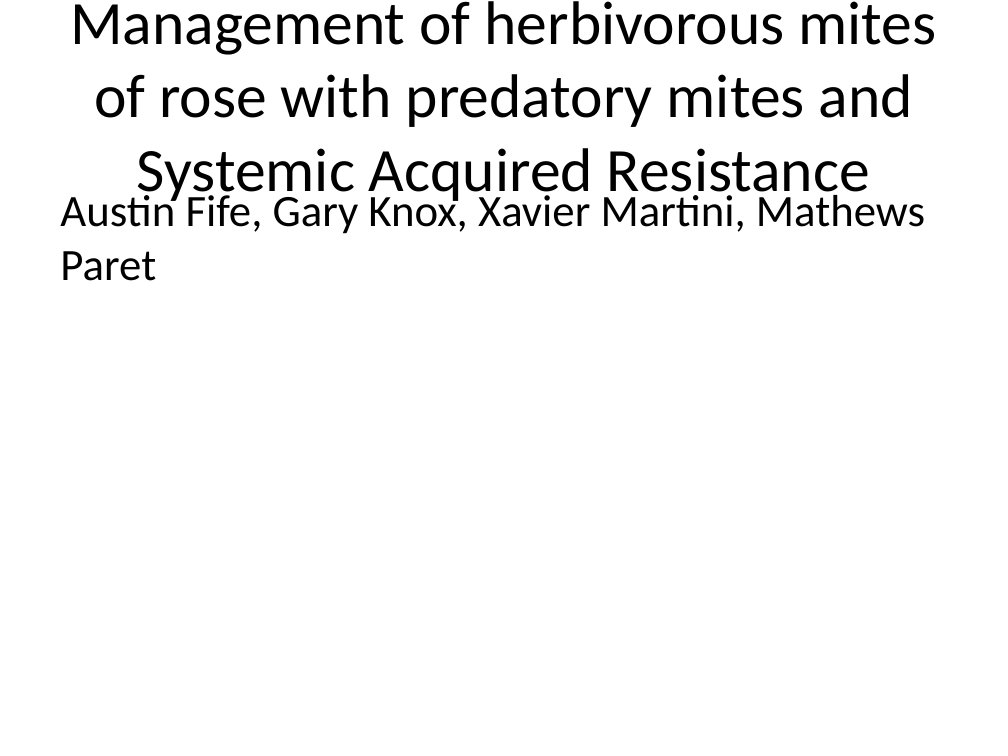
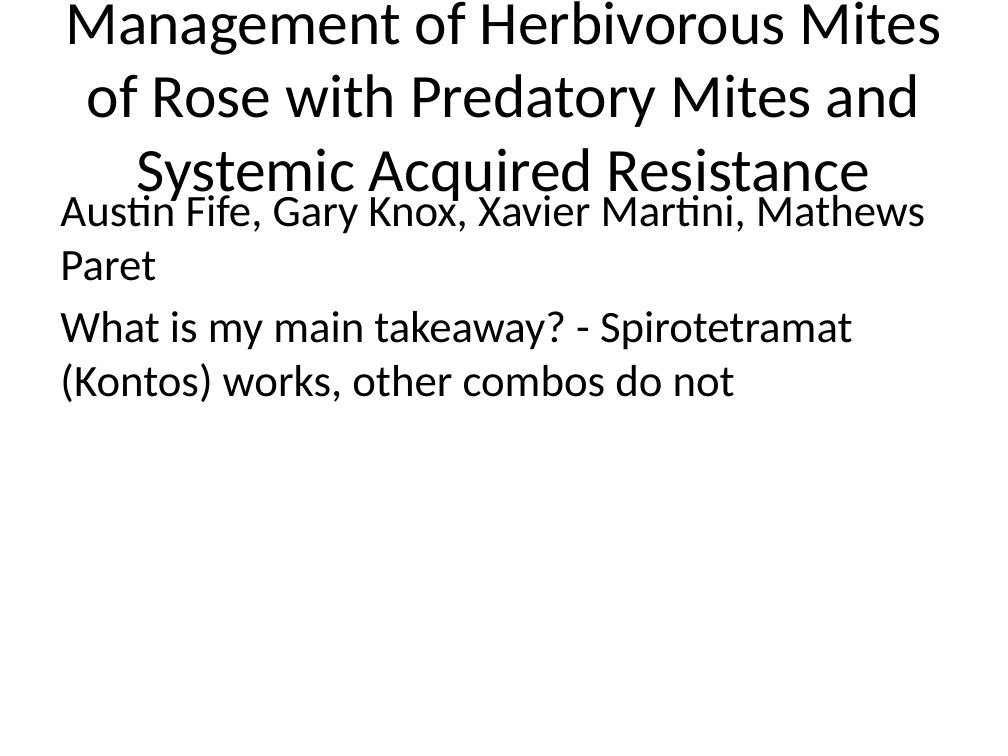
Before and after one commit to fiferworks/conference-presentations, a slide deck: slide 1 of asa-presentation-2021-denver.pptx. Drawn at 1008x756 pixels with LibreOffice and Linux fonts; fonts in the diff are those of the drawing. Boxes give left, top, right and bottom in pixels: in the first picture for what was removed or moved away, otherwise in the second. Text is boxed around its words. In the diff, an @@ line names an element or a change of style, - is before the commit and + after.

Commit message:
deleted unnecessary images, rewriting the presentation from the perspective of key takeaways. the main point is that Kontos worked well, but the other options didn't.

```diff
--- a/asa-presentation-2021-denver.pptx
+++ b/asa-presentation-2021-denver.pptx
@@ title at (65,1,941,206): text changed @@
-Management of herbivorous mites of rose with predatory mites and Systemic Acquired Resistance
+Management of Herbivorous Mites of Rose with Predatory Mites and Systemic Acquired Resistance
@@ text at (60,311,853,402): paragraph added @@
+What is my main takeaway? - Spirotetramat (Kontos) works, other combos do not
```
Also in this commit, not shown: 3 other slides changed, 1 slide added, 29 slides removed, 56 other files.
